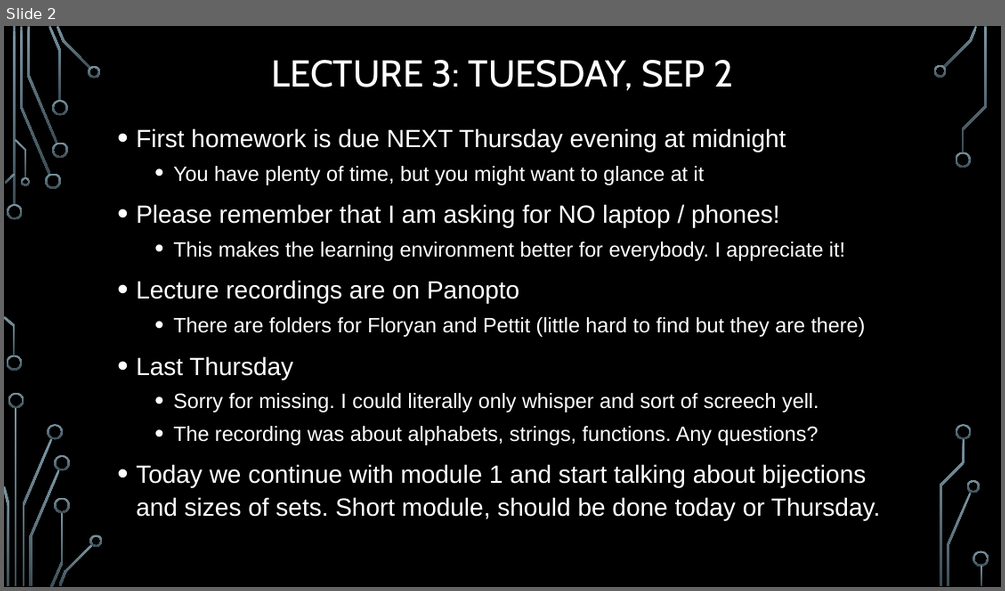
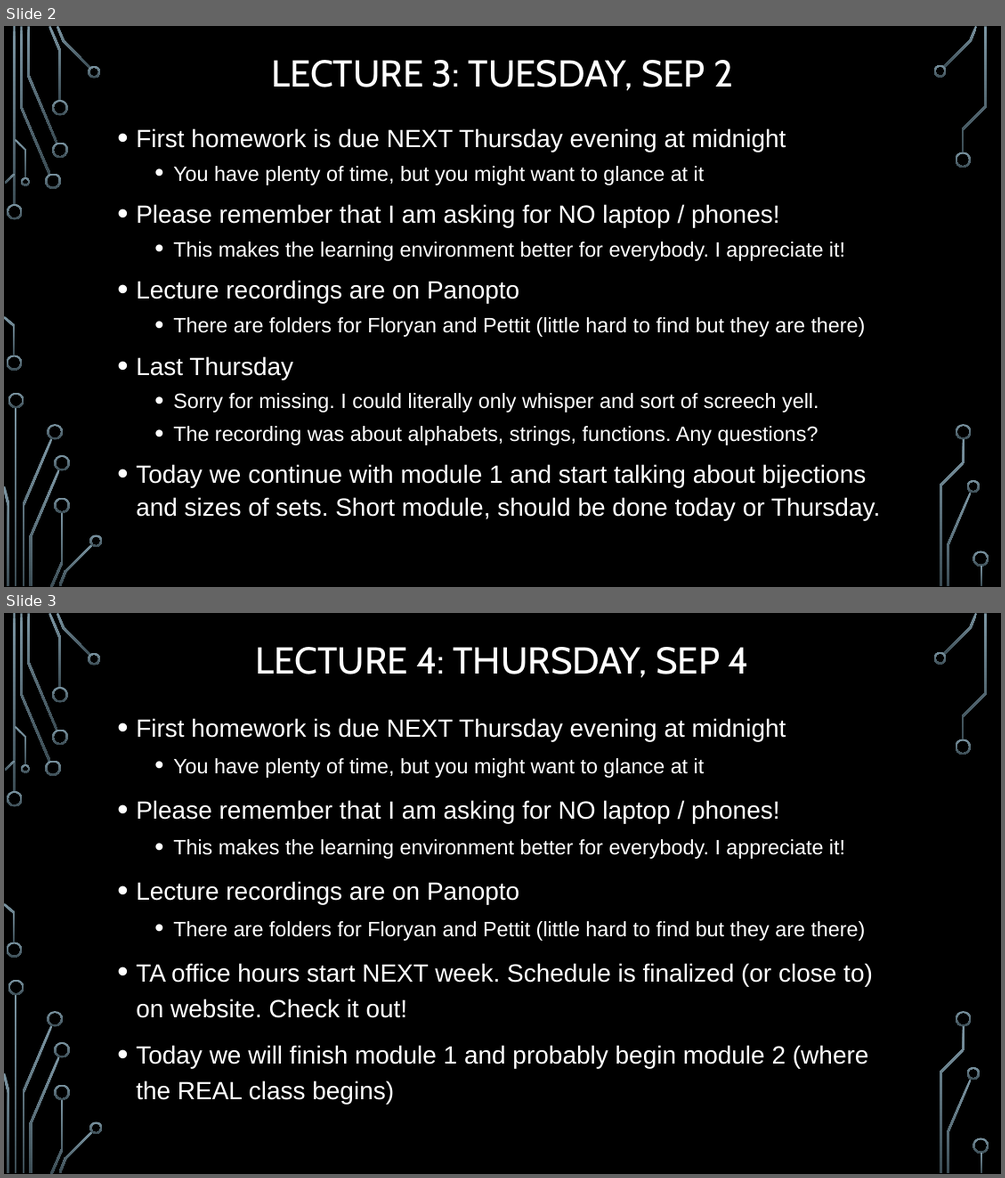
Before and after one commit to markfloryan/dmt2, a slide deck: slides/00-DailyAnnouncements.pptx. Shown one above the other, each under a label of ours: slide 2 before the commit, slides 2 and 3 after it. The pictures are 1005x591 and 1005x1178 pixels, drawn with LibreOffice and Linux fonts; fonts in the diff are those of the drawing; background and template pictures are left out. Boxes give left, top, right and bottom in pixels: in the first picture for what was removed or moved away, otherwise in the second. Text is boxed around its words. In the diff, an @@ line names an element or a change of style, - is before the commit and + after.

```diff
--- a/slides/00-DailyAnnouncements.pptx
+++ b/slides/00-DailyAnnouncements.pptx
@@ slide 3 added at <box>4,613,1001,1174</box>, background picture (left out); not listed: 36 template elements that a slide beside it also shows @@
@@ title added at <box>256,647,749,678</box>, 36 pt, text #FFFFFF @@
+LECTURE 4: THURSDAY, SEP 4
@@ text added at <box>136,718,873,1103</box>, 24 pt, text #FFFFFF @@
+• First homework is due NEXT Thursday evening at midnight
+  • You have plenty of time, but you might want to glance at it
+• Please remember that I am asking for NO laptop / phones!
+  • This makes the learning environment better for everybody. I appreciate it!
+• Lecture recordings are on Panopto
+  • There are folders for Floryan and Pettit (little hard to find but they are there)
+• TA office hours start NEXT week. Schedule is finalized (or close to) on website. Check it out!
+• Today we will finish module 1 and probably begin module 2 (where the REAL class begins)
```
Also in this commit, not shown: 1 slide changed, 1 other file.
